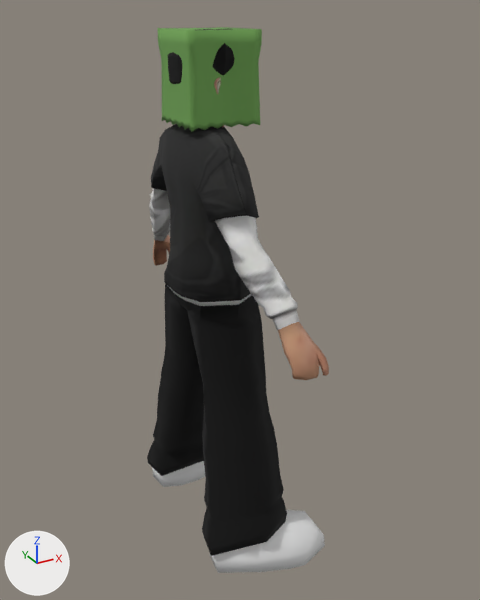
One commit to the glTF model model.glb: the scene before it, then after it.
The view is the same before and after, from a 50 mm camera at (-9.32, -18.8, 18.17) aimed at (0.9, -0.23, 8.88). The axes (+X, +Y, +Z) are drawn at lower left. The lights are the same throughout. The older version comes first. Where no turn or scale is listed for an object, it has been applied to the vertices.
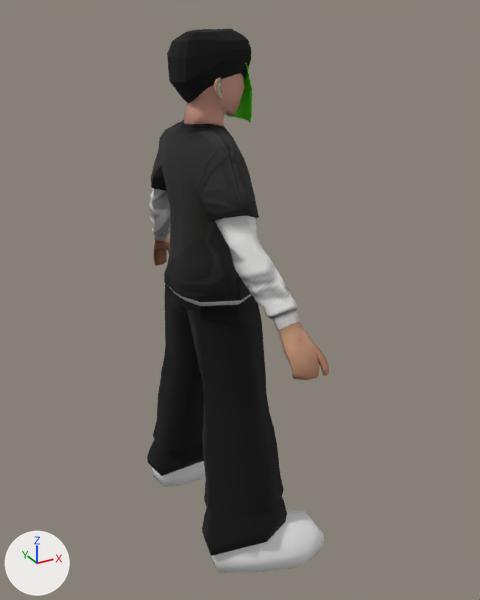
Boxes (x1, y1, x2, y2) around the edits, measured in the pictures (480 x 600 px):
```json
{"object": "Cube", "change": "deleted", "before": [157, 27, 262, 132], "on screen": "green"}
{"object": "Cube.003", "change": "unchanged, uncovered by the edit", "before": [168, 29, 235, 84], "after": [167, 29, 251, 103]}
```

The change, as JSON lines over the scene's bpy script:
```json
{"op": "remove", "block": "ob_cube", "code": ["ob_cube = bpy.data.objects.new('Cube', me_cube_001)", "ob_cube.location = (-0.02, 0.0, 16.25)"]}
```
